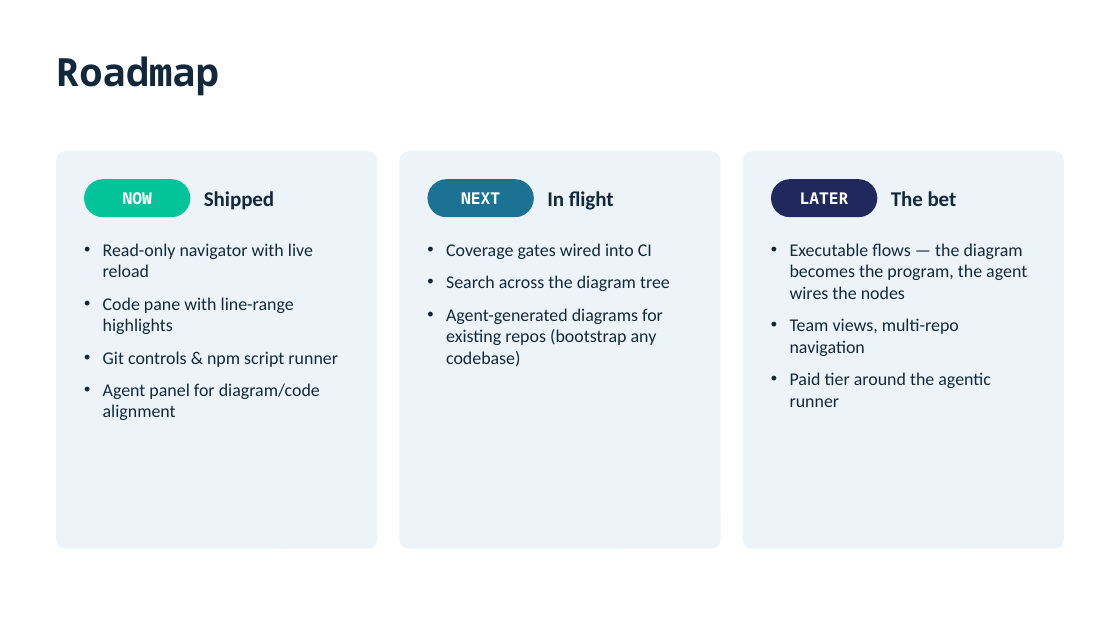
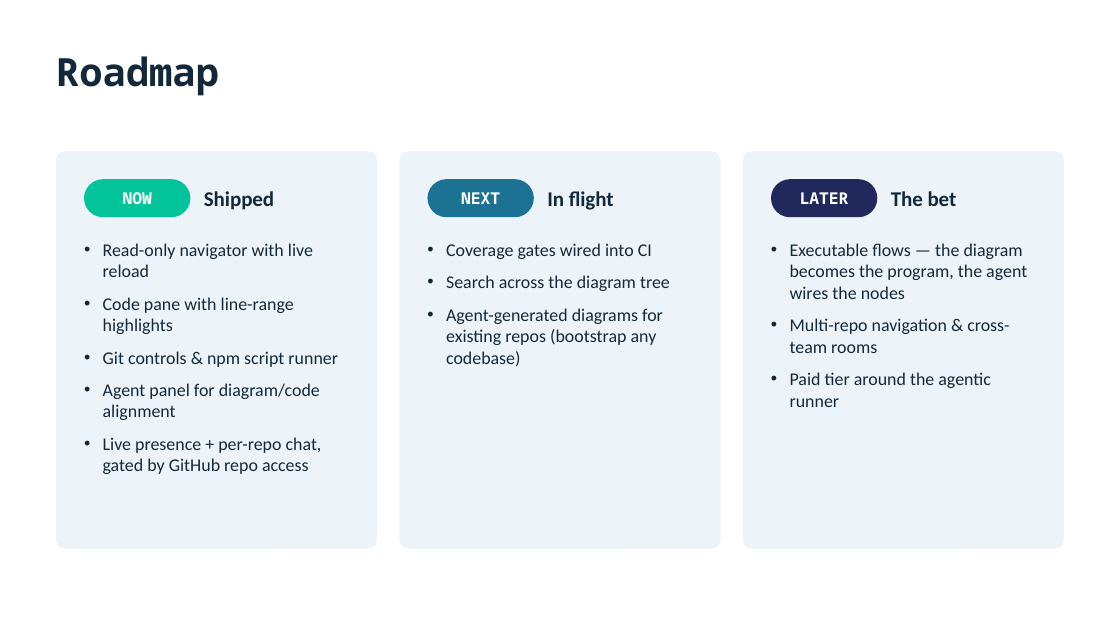
Before and after one commit to keithagroves/codeswim, a slide deck: slide 10 of codeswim-pitch-deck.pptx (slide 9 before the commit). Drawn at 1120x630 pixels with LibreOffice and Linux fonts; fonts in the diff are those of the drawing. Boxes give left, top, right and bottom in pixels: in the first picture for what was removed or moved away, otherwise in the second. Text is boxed around its words. In the diff, an @@ line names an element or a change of style, - is before the commit and + after.

```diff
--- a/codeswim-pitch-deck.pptx
+++ b/codeswim-pitch-deck.pptx
@@ text at bbox=[790, 318, 1009, 353]: text changed @@
-• Team views, multi-repo navigation
+• Multi-repo navigation & cross-team rooms
@@ text at bbox=[103, 437, 322, 474]: paragraph added @@
+• Live presence + per-repo chat, gated by GitHub repo access
```
Also in this commit, not shown: 2 other slides changed, 1 slide added.
